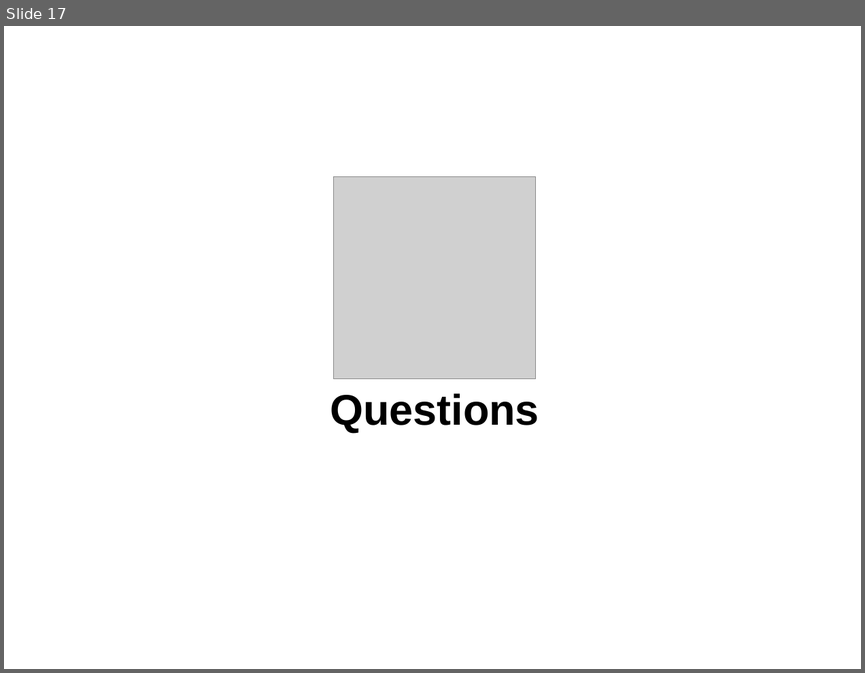
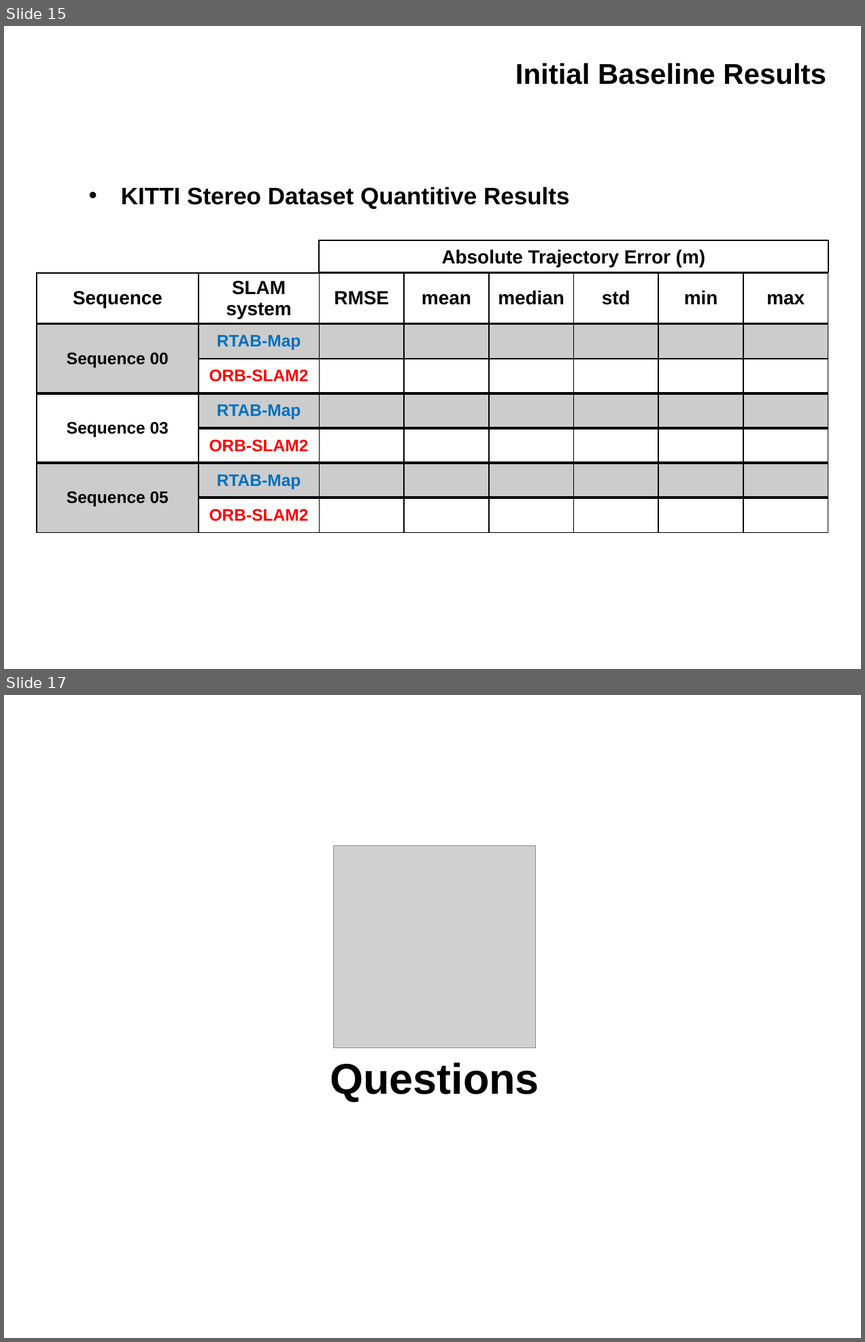
Before and after one commit to IslamAAli/ORBSLAM_RTABmap, a slide deck: Presentation_2/CMPUT631-ProjectProgress-V0P1.pptx. Shown one above the other, each under a label of ours: slide 17 before the commit, slides 15 and 17 after it; the slides between them are not shown. The pictures are 865x673 and 865x1342 pixels, drawn with LibreOffice and Linux fonts; fonts in the diff are those of the drawing; grey boxes stand for pictures; background and template pictures are left out. Boxes give left, top, right and bottom in pixels: in the first picture for what was removed or moved away, otherwise in the second. Text is boxed around its words. In the diff, an @@ line names an element or a change of style, - is before the commit and + after.

```diff
--- a/Presentation_2/CMPUT631-ProjectProgress-V0P1.pptx
+++ b/Presentation_2/CMPUT631-ProjectProgress-V0P1.pptx
@@ slide 15 added at [4,26,861,669], background #FFFFFF @@
@@ title added at [515,63,826,84], 24 pt, text #000000, bold @@
+Initial Baseline Results
@@ text added at [121,186,570,209], 20 pt, text #000000, bold @@
+• KITTI Stereo Dataset Quantitive Results
@@ rectangle added at [320,240,828,272], outline #000000 1 pt, 16 pt, text #000000, bold @@
+Absolute Trajectory Error (m)
@@ table added at [37,273,828,536], 7 rows, 8 columns @@
+Sequence | SLAM system | RMSE | mean | median | std | min | max
+Sequence 00 | RTAB-Map |  |  |  |  |  | 
+ | ORB-SLAM2 |  |  |  |  |  | 
+Sequence 03 | RTAB-Map |  |  |  |  |  | 
+ | ORB-SLAM2 |  |  |  |  |  | 
+Sequence 05 | RTAB-Map |  |  |  |  |  | 
+ | ORB-SLAM2 |  |  |  |  |  | 
```
Also in this commit, not shown: 3 slides changed, 12 other slides added, 13 slides removed.
